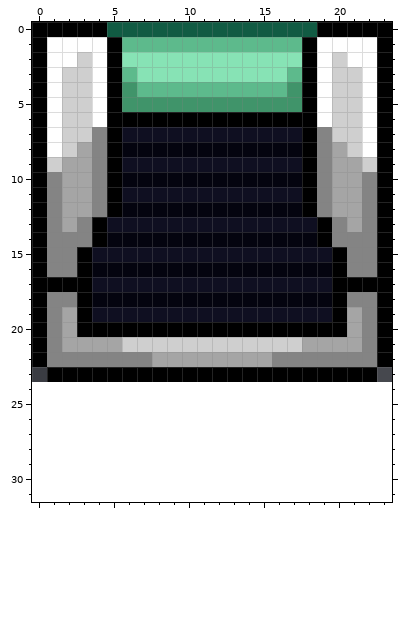
Two versions of one pixel-art sprite, Graphics/Atlases/Gameplay/objects/VortexHelper/squareBumperNew/block00.png. The picture above is the old version.
The file is 24x24 pixels. The old version is drawn lined up with the new one, on the new canvas.
Once edited:
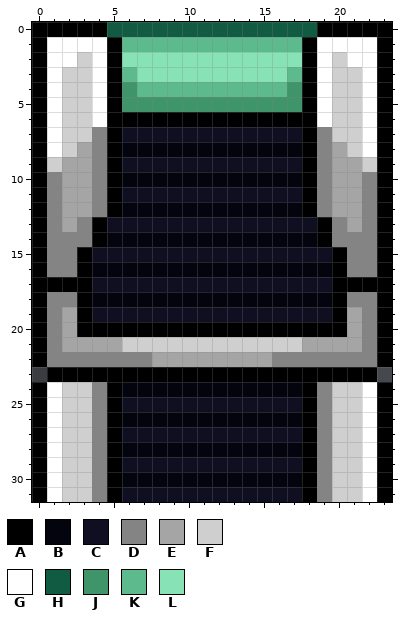
Palette (. is transparent): A #000000  B #04040f  C #0f0f21  D #848484  E #a5a5a5  F #cfcfcf  G #ffffff  H #115b43  J #40946a  K #5dba8c  L #87e3b5
Change:
canvas 24x24 -> 24x32
y 24: x 0..23 ........................ -> AGFFDABBBBBBBBBBBBADFFGA
y 25: x 0..23 ........................ -> AGFFDACCCCCCCCCCCCADFFGA
y 26: x 0..23 ........................ -> AGFFDABBBBBBBBBBBBADFFGA
y 27: x 0..23 ........................ -> AGFFDACCCCCCCCCCCCADFFGA
y 28: x 0..23 ........................ -> AGFFDABBBBBBBBBBBBADFFGA
y 29: x 0..23 ........................ -> AGFFDACCCCCCCCCCCCADFFGA
y 30: x 0..23 ........................ -> AGFFDABBBBBBBBBBBBADFFGA
y 31: x 0..23 ........................ -> AGFFDACCCCCCCCCCCCADFFGA
